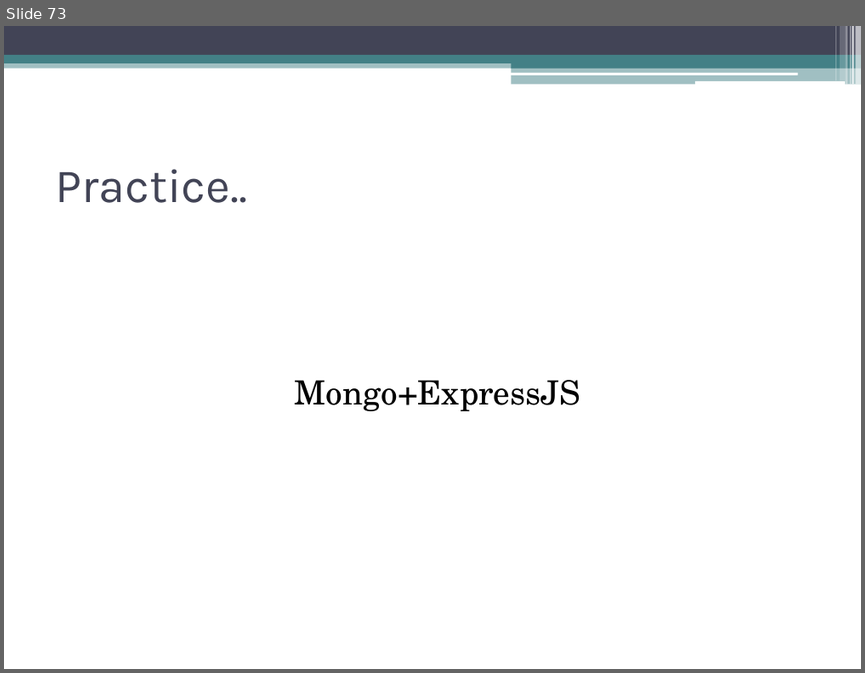
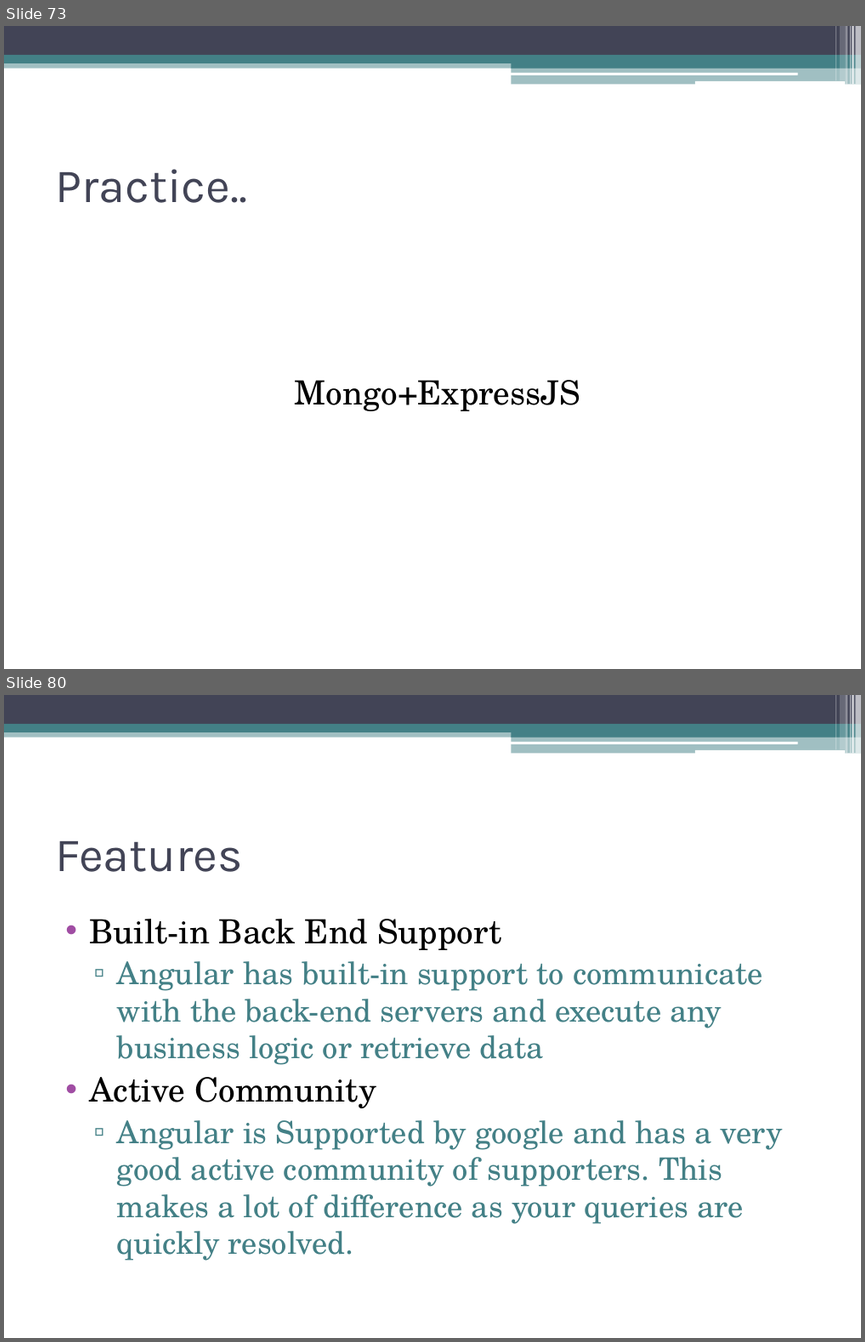
Before and after one commit to akjkhatri/mean_stack, a slide deck: MEAN Stack Workshop.pptx. Shown one above the other, each under a label of ours: slide 73 before the commit, slides 73 and 80 after it; the slides between them are not shown. The pictures are 865x673 and 865x1342 pixels, drawn with LibreOffice and Linux fonts; fonts in the diff are those of the drawing. Boxes give left, top, right and bottom in pixels: in the first picture for what was removed or moved away, otherwise in the second. Text is boxed around its words. In the diff, an @@ line names an element or a change of style, - is before the commit and + after.

Commit message:
updated with angular

```diff
--- a/MEAN Stack Workshop.pptx
+++ b/MEAN Stack Workshop.pptx
@@ slide 80 added at (x1=4, y1=695, x2=861, y2=1338), background #FFFFFF; not listed: 13 template elements that a slide beside it also shows @@
@@ title added at (x1=55, y1=841, x2=242, y2=872), 40 pt, text #424456 @@
+Features
@@ text added at (x1=90, y1=919, x2=782, y2=1260), 26 pt, text #438086 @@
+• Built-in Back End Support
+  ▫ Angular has built-in support to communicate with the back-end servers and execute any business logic or retrieve data
+• Active Community
+  ▫ Angular is Supported by google and has a very good active community of supporters. This makes a lot of difference as your queries are quickly resolved.
```
Also in this commit, not shown: 29 other slides added.
